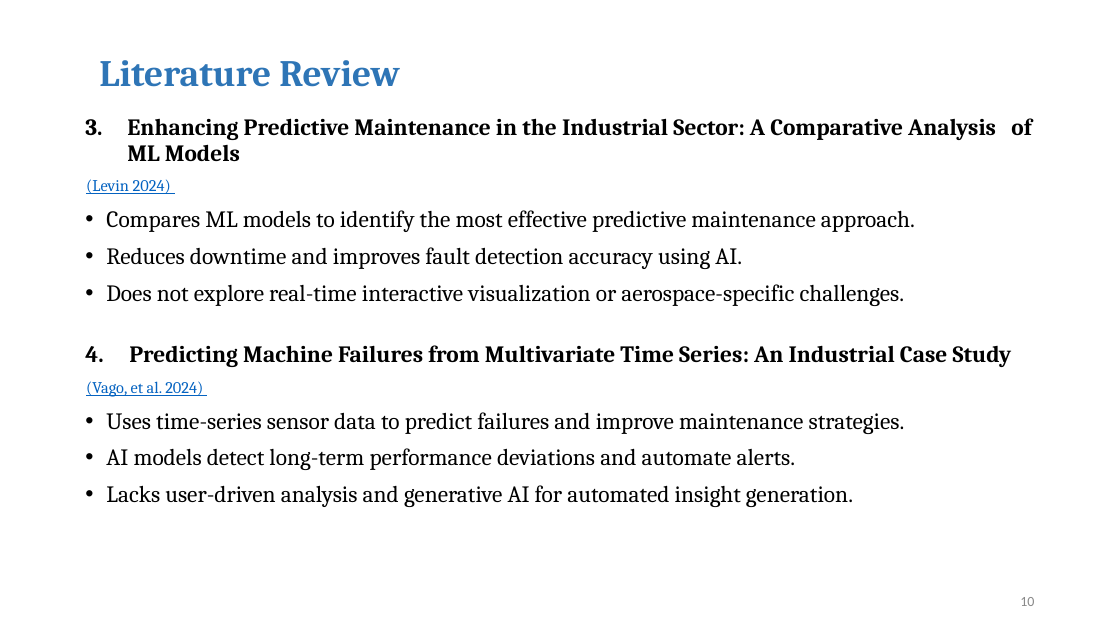
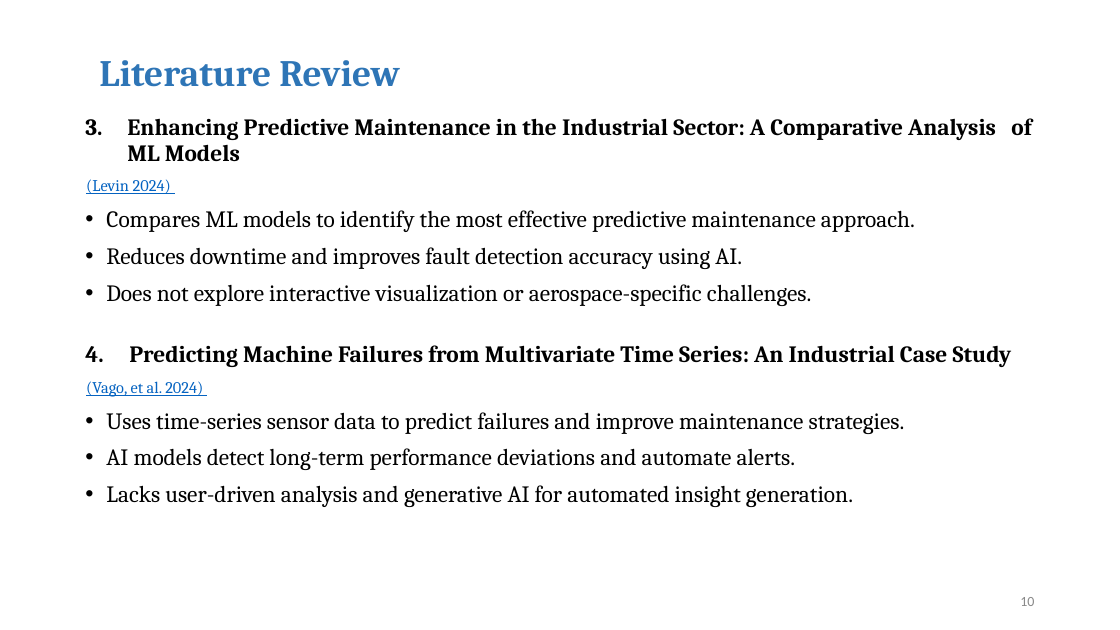
Before and after one commit to saipriya-dipika/AI-ML-Internship, a slide deck: slide 10 of Review 1 PPT.pptx. Drawn at 1120x630 pixels with LibreOffice and Linux fonts; fonts in the diff are those of the drawing; background and template pictures are left out. Boxes give left, top, right and bottom in pixels: in the first picture for what was removed or moved away, otherwise in the second. Text is boxed around its words. In the diff, an @@ line names an element or a change of style, - is before the commit and + after.

```diff
--- a/Review 1 PPT.pptx
+++ b/Review 1 PPT.pptx
@@ text at bbox=[106, 284, 811, 306]: text changed @@
-• Does not explore real-time interactive visualization or aerospace-specific challenges.
+• Does not explore interactive visualization or aerospace-specific challenges.
```
Also in this commit, not shown: 1 other slide changed, 1 slide added.
